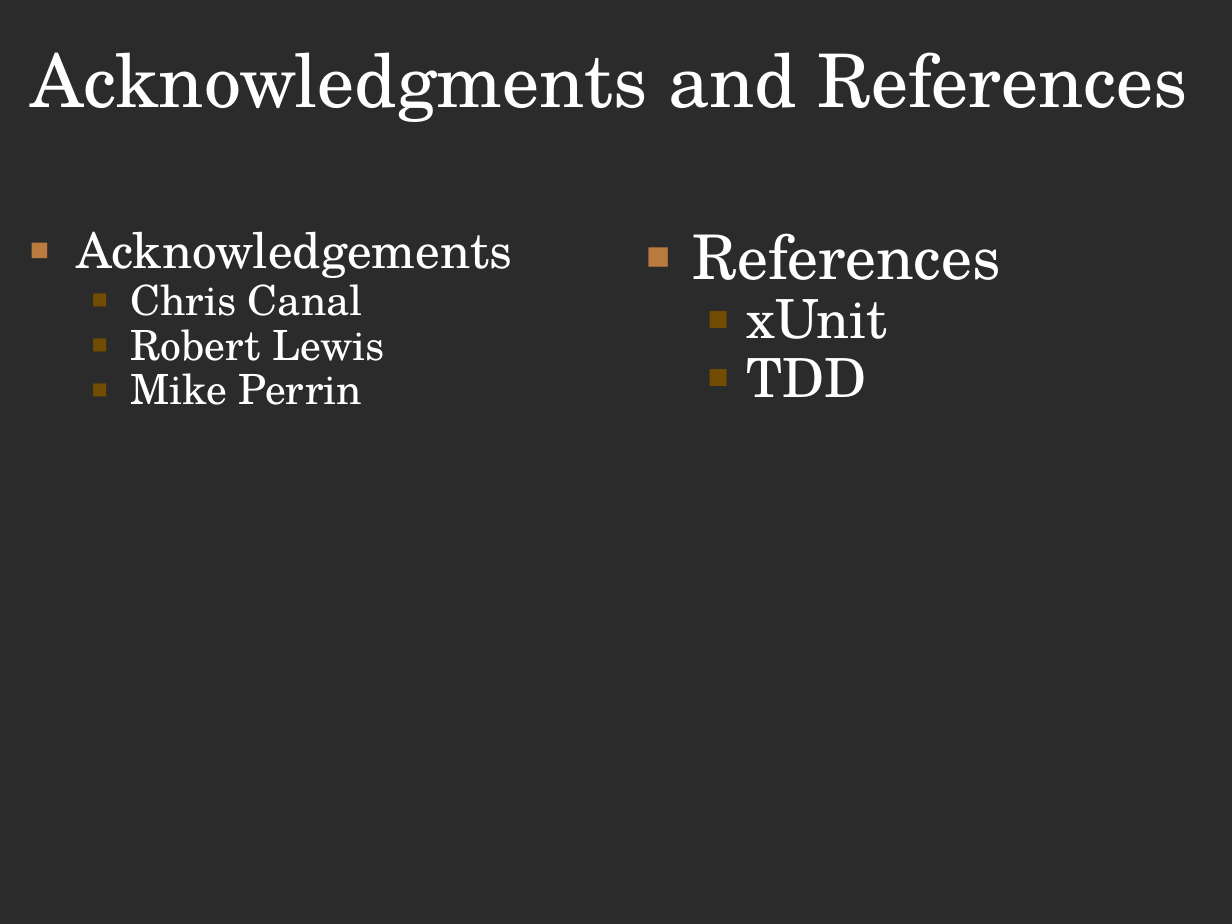
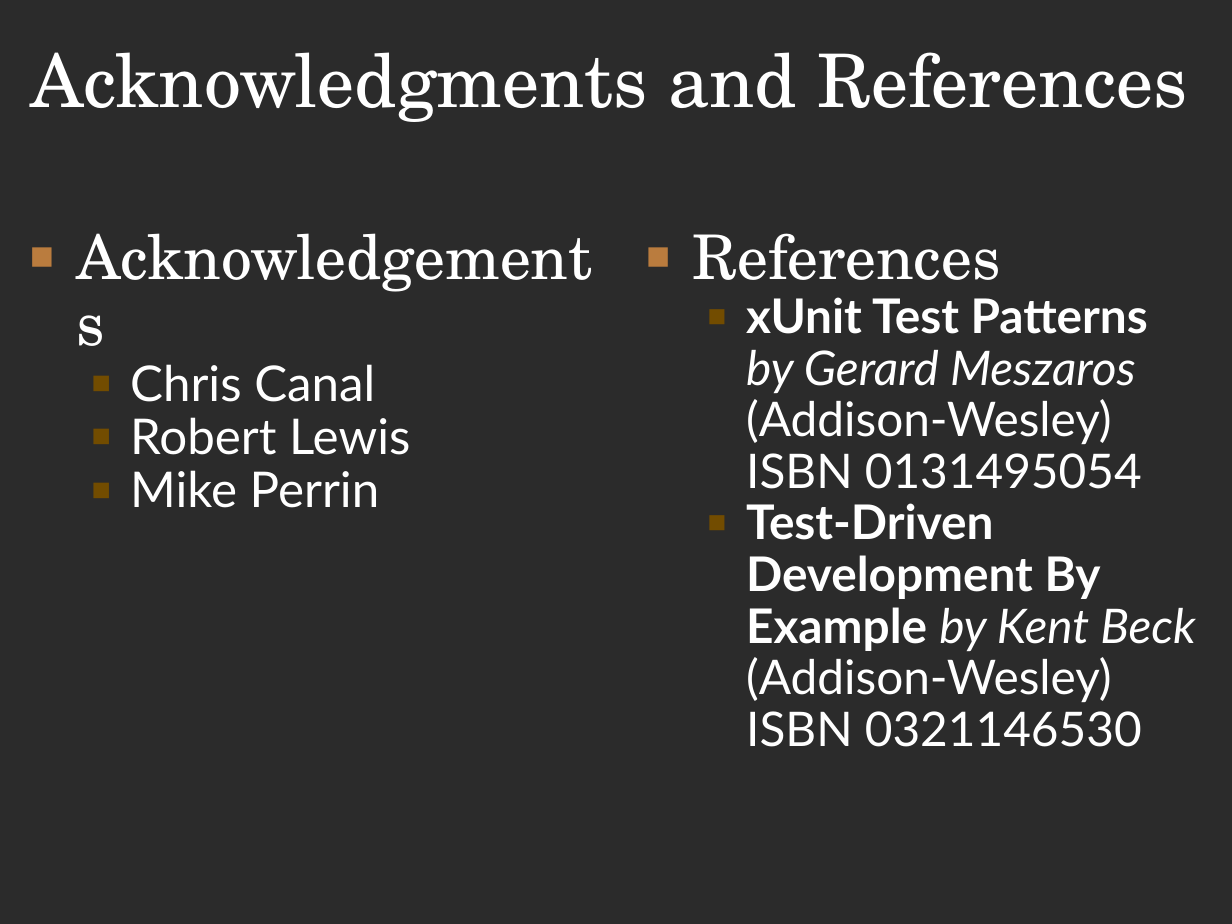
Before and after one commit to craignicol/scotaltdotnet, a slide deck: slide 16 of tdd-i-dont-have-time/TDD-I-dont-have-time.ppt. Drawn at 1232x924 pixels with LibreOffice and Linux fonts; fonts in the diff are those of the drawing; background and template pictures are left out; a plain dark background stands for a picture behind light text. Boxes give left, top, right and bottom in pixels: in the first picture for what was removed or moved away, otherwise in the second. Text is boxed around its words. In the diff, an @@ line names an element or a change of style, - is before the commit and + after.

Commit message:
Added references to presentation

```diff
--- a/tdd-i-dont-have-time/TDD-I-dont-have-time.ppt
+++ b/tdd-i-dont-have-time/TDD-I-dont-have-time.ppt
@@ text "Acknowledgements" at [130, 364, 410, 508]: size 32 to 40 pt in "Acknowledgements"; size 27 to 32 pt, font TeX Gyre Schola to Lato in "Chris Canal", "Robert Lewis", "Mike Perrin" @@
@@ text at [746, 297, 1195, 747]: text changed; size 35 to 31 pt; font TeX Gyre Schola to Lato @@
-  ■ xUnit
-  ■ TDD
+  ■ xUnit Test Patterns by Gerard Meszaros (Addison-Wesley) ISBN 0131495054
+  ■ Test-Driven Development By Example by Kent Beck (Addison-Wesley) ISBN 0321146530
```
